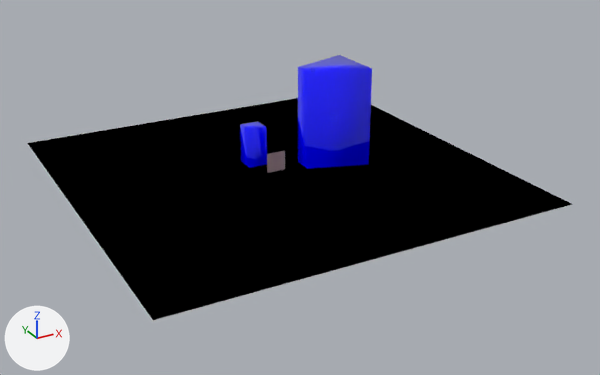
The OBJ model 3D_scenes/building.obj as it was, and as the next commit left it.
Camera for both pictures: a camera (50 mm lens) standing at (-34.9, -68.3, 31.8) and looking at (0.9, -3.3, -0.7). Lighting does not change. The marker at lower left points along +X, +Y and +Z. Where no turn or scale is listed for an object, it has been applied to the vertices.

Names of what the first picture shows: 'New object', 'Untitled', 'Untitled.001'.
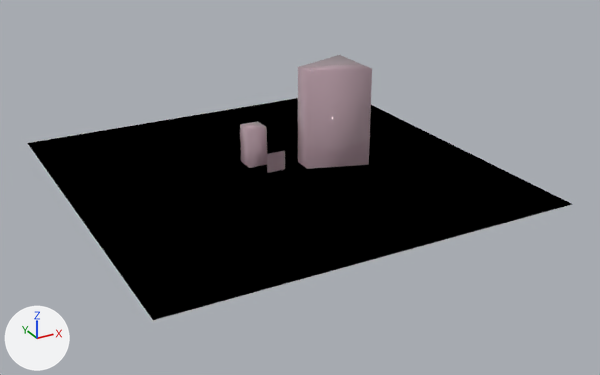
Boxes (x1, y1, x2, y2) around the edits, measured in the pictures (600 x 375 px):
'New object', surface changed (blue to grey)
    both: (298, 55, 372, 169)
'Untitled.001', surface changed (blue to grey)
    both: (240, 121, 267, 168)

The change, as a list of edits to the scene's bpy script:
```text
Change mat_building:
    remove mat_building.base_color = (0.0, 0.0, 1.0)  # blue #0000ff
    add mat_building.texture = img_colored_png
```
